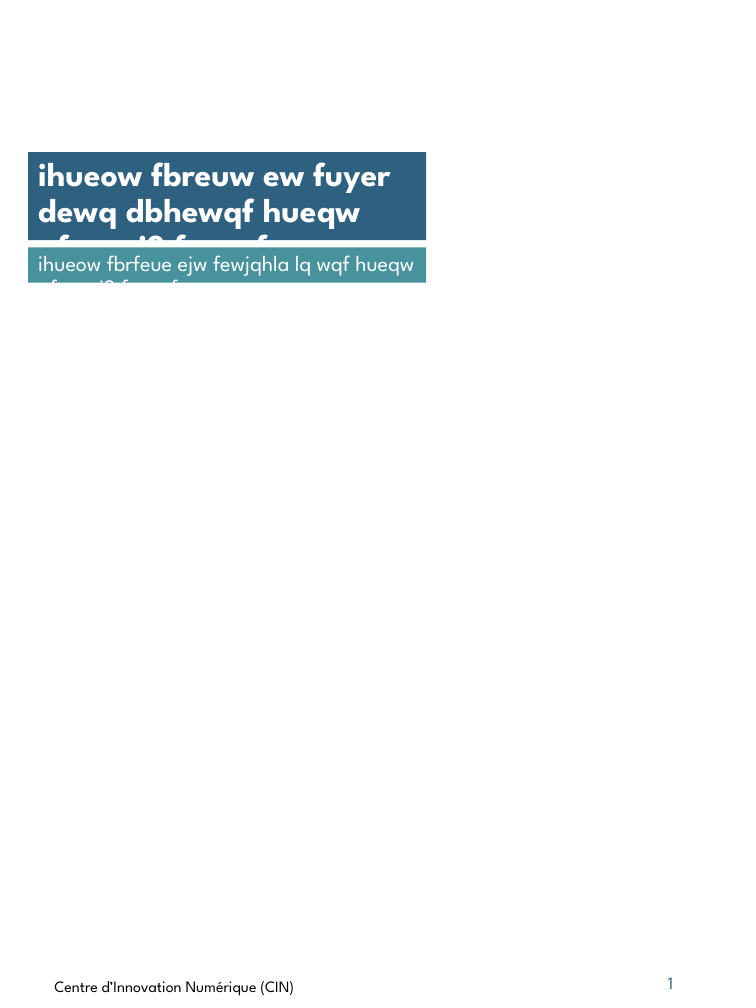
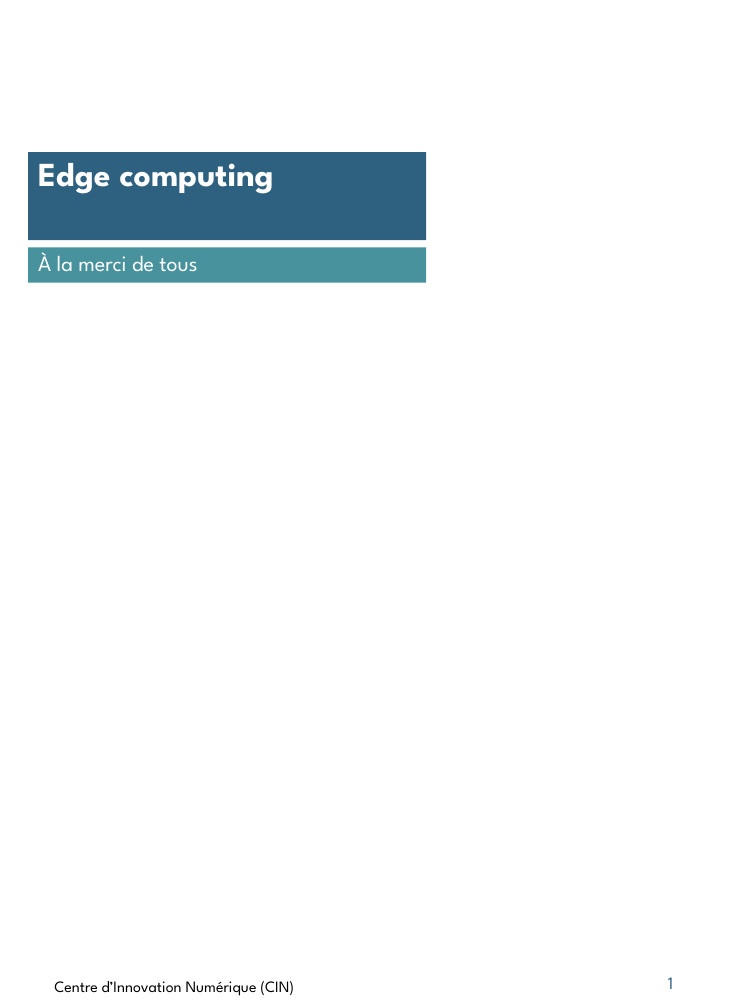
Before and after one commit to Msa360/pptx_template_cin, a slide deck: slide 1 of powerpoints/test.pptx. Drawn at 756x1008 pixels with LibreOffice and Linux fonts; fonts in the diff are those of the drawing; background and template pictures are left out. Boxes give left, top, right and bottom in pixels: in the first picture for what was removed or moved away, otherwise in the second. Text is boxed around its words. In the diff, an @@ line names an element or a change of style, - is before the commit and + after.

```diff
--- a/powerpoints/test.pptx
+++ b/powerpoints/test.pptx
@@ text at <box>38,163,273,194</box>: text changed @@
-ihueow fbreuw ew fuyer dewq dbhewqf hueqw qfewq j3 few,qfew
+Edge computing
@@ text at <box>38,252,197,272</box>: text changed @@
-ihueow fbrfeue ejw fewjqhla lq wqf hueqw qfewq j3 few,qfew
+À la merci de tous
```
Also in this commit, not shown: 2 other files.
